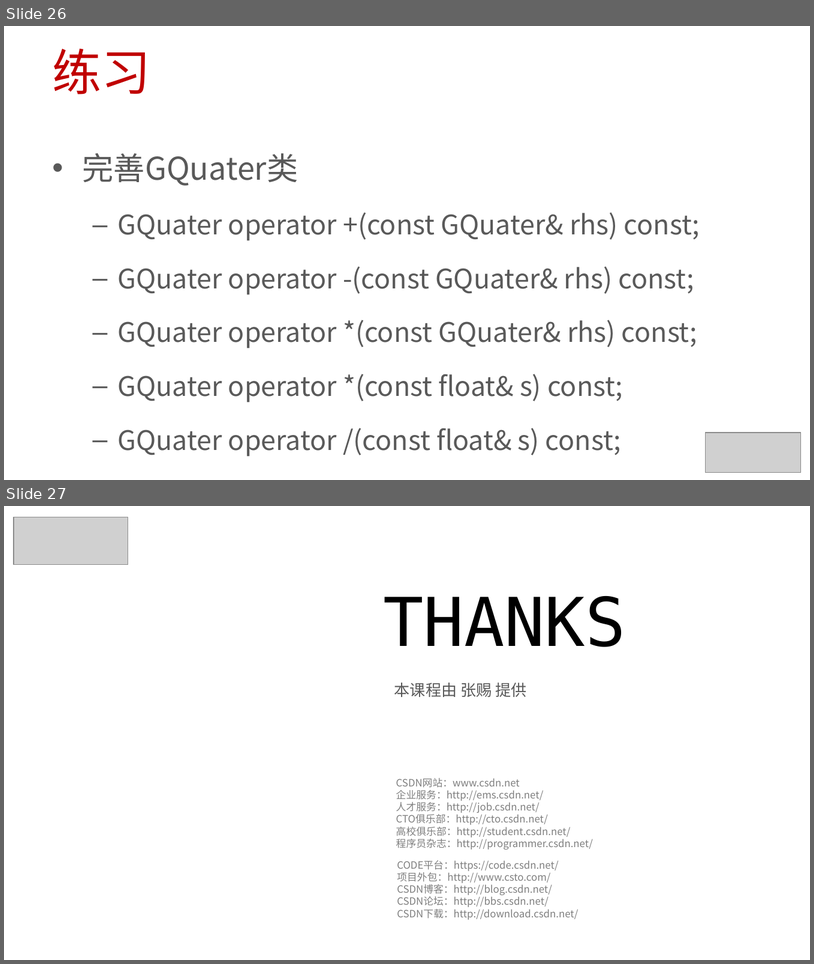
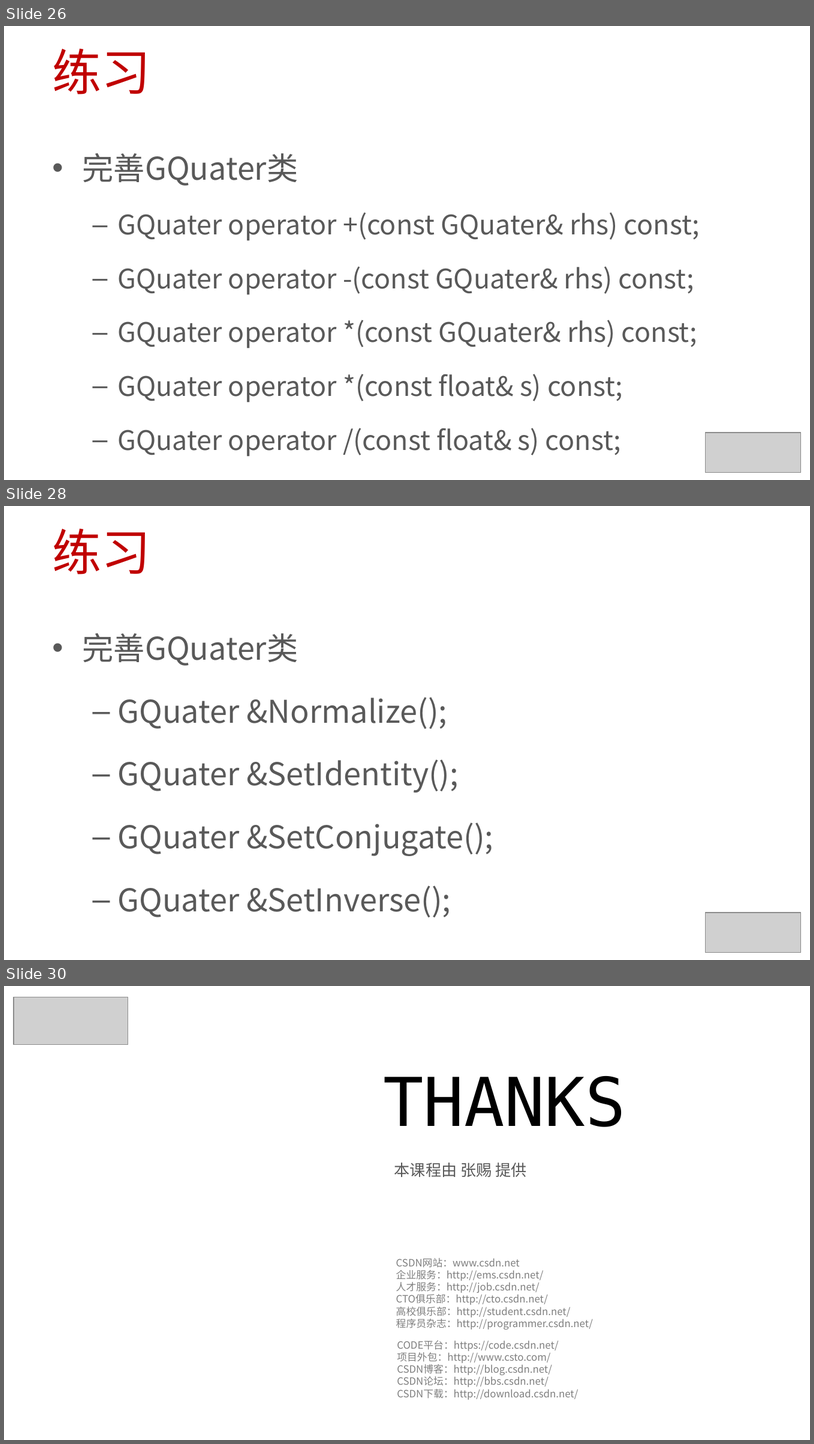
Before and after one commit to 0000duck/ComputerGraphicsBasics, a slide deck: PPT/C++练习.pptx. Shown one above the other, each under a label of ours: slides 26 and 27 before the commit, slides 26, 28 and 30 after it; the slides between them are not shown. The pictures are 814x964 and 814x1444 pixels, drawn with LibreOffice and Linux fonts; fonts in the diff are those of the drawing; grey boxes stand for pictures; background and template pictures are left out. Boxes give left, top, right and bottom in pixels: in the first picture for what was removed or moved away, otherwise in the second. Text is boxed around its words. In the diff, an @@ line names an element or a change of style, - is before the commit and + after.

```diff
--- a/PPT/C++练习.pptx
+++ b/PPT/C++练习.pptx
@@ slide 28 added at [4,506,810,960], background #FFFFFF @@
@@ title added at [53,528,151,574], 44 pt, text #C00000 @@
+练习
@@ text added at [83,633,494,917], 28 pt, text #595959 @@
+• 完善GQuater类
+  – GQuater &Normalize();
+  – GQuater &SetIdentity();
+  – GQuater &SetConjugate();
+  – GQuater &SetInverse();
@@ picture added at [705,912,801,952] @@
@@ what was slide 27 is now slide 30 @@
```
Also in this commit, not shown: 2 other slides added.
